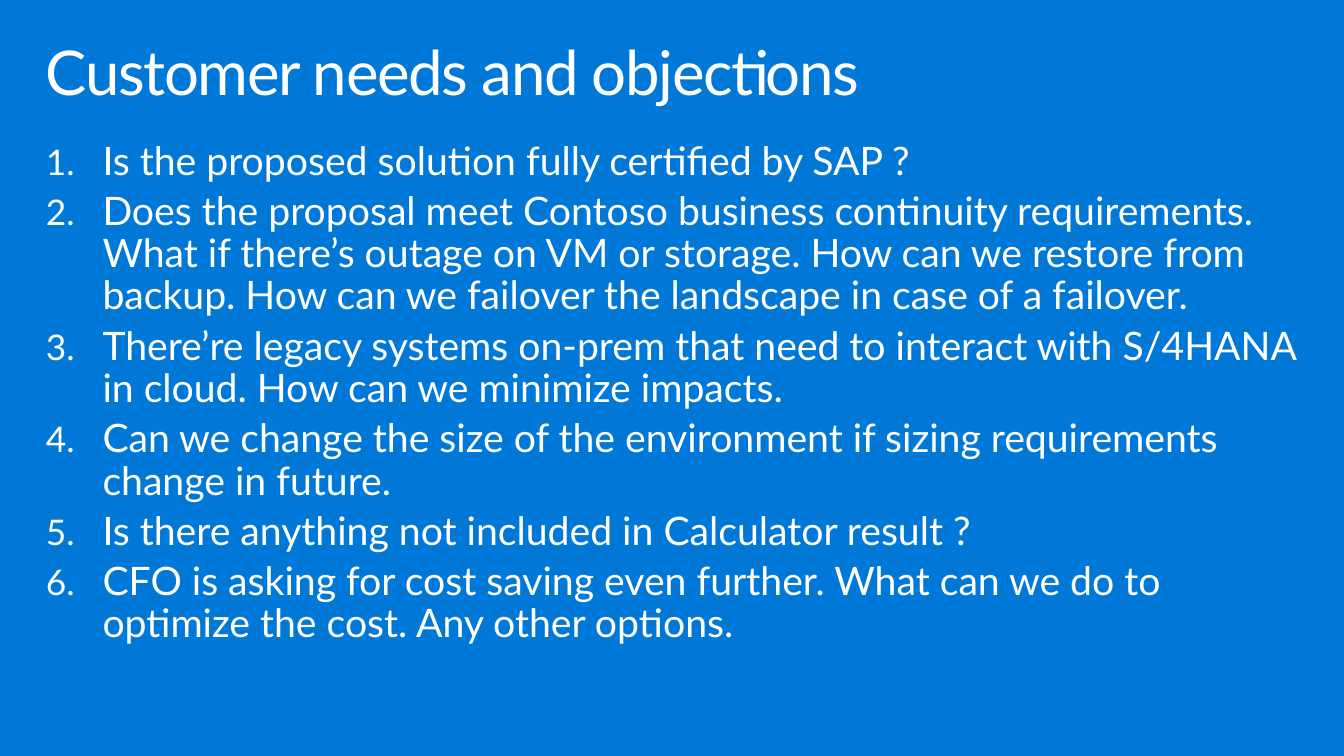
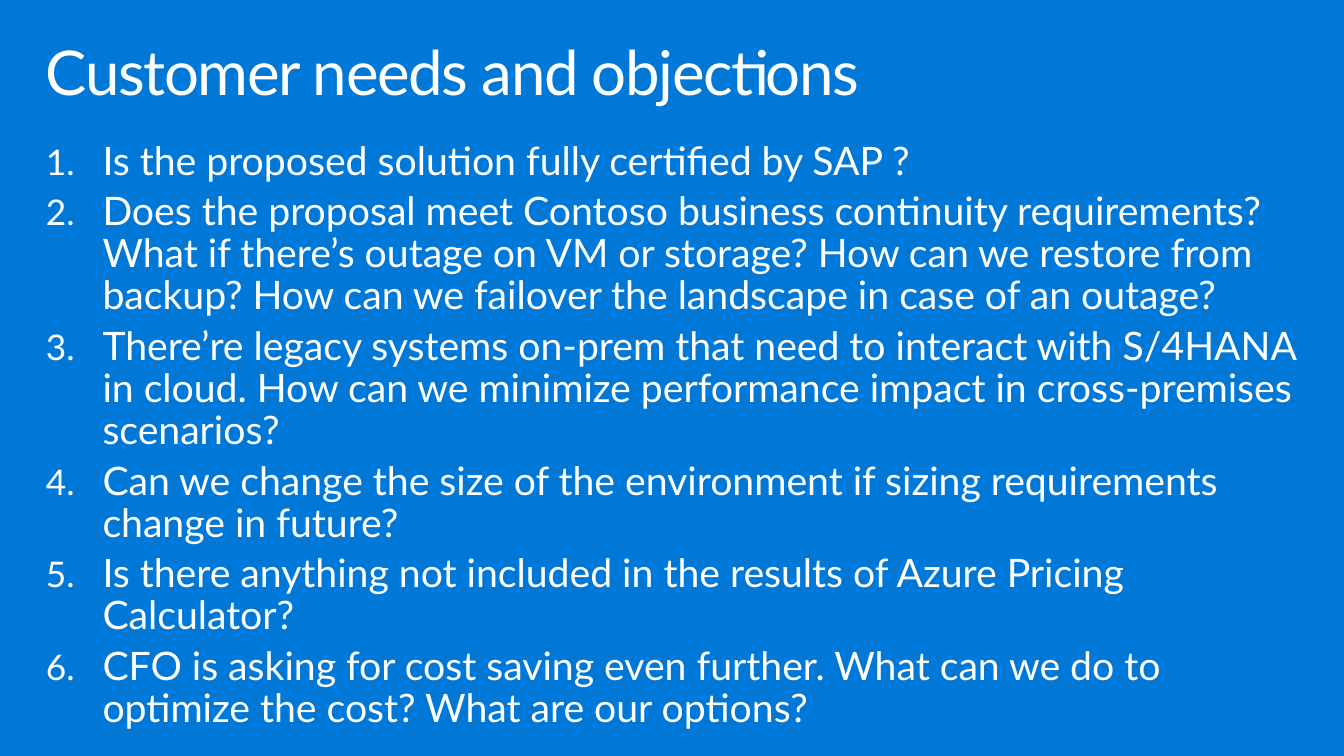
Before and after one commit to polichtm/MCW-SAP-Hana-on-Azure, a slide deck: slide 18 of Whiteboard design session/WDS trainer presentation - SAP HANA on Azure.pptx. Drawn at 1344x756 pixels with LibreOffice and Linux fonts; fonts in the diff are those of the drawing. Boxes give left, top, right and bottom in pixels: in the first picture for what was removed or moved away, otherwise in the second. Text is boxed around its words. In the diff, an @@ line names an element or a change of style, - is before the commit and + after.

```diff
--- a/Whiteboard design session/WDS trainer presentation - SAP HANA on Azure.pptx
+++ b/Whiteboard design session/WDS trainer presentation - SAP HANA on Azure.pptx
@@ text at (x1=103, y1=196, x2=1297, y2=729): text changed @@
-2. Does the proposal meet Contoso business continuity requirements. What if there’s outage on VM or storage. How can we restore from backup. How can we failover the landscape in case of a failover.
-3. There’re legacy systems on-prem that need to interact with S/4HANA in cloud. How can we minimize impacts.
-4. Can we change the size of the environment if sizing requirements change in future.
-5. Is there anything not included in Calculator result ?
-6. CFO is asking for cost saving even further. What can we do to optimize the cost. Any other options.
+2. Does the proposal meet Contoso business continuity requirements? What if there’s outage on VM or storage? How can we restore from backup? How can we failover the landscape in case of an outage?
+3. There’re legacy systems on-prem that need to interact with S/4HANA in cloud. How can we minimize performance impact in cross-premises scenarios?
+4. Can we change the size of the environment if sizing requirements change in future?
+5. Is there anything not included in the results of Azure Pricing Calculator?
+6. CFO is asking for cost saving even further. What can we do to optimize the cost? What are our options?
```
Also in this commit, not shown: 1 other slide changed, 12 other files.
